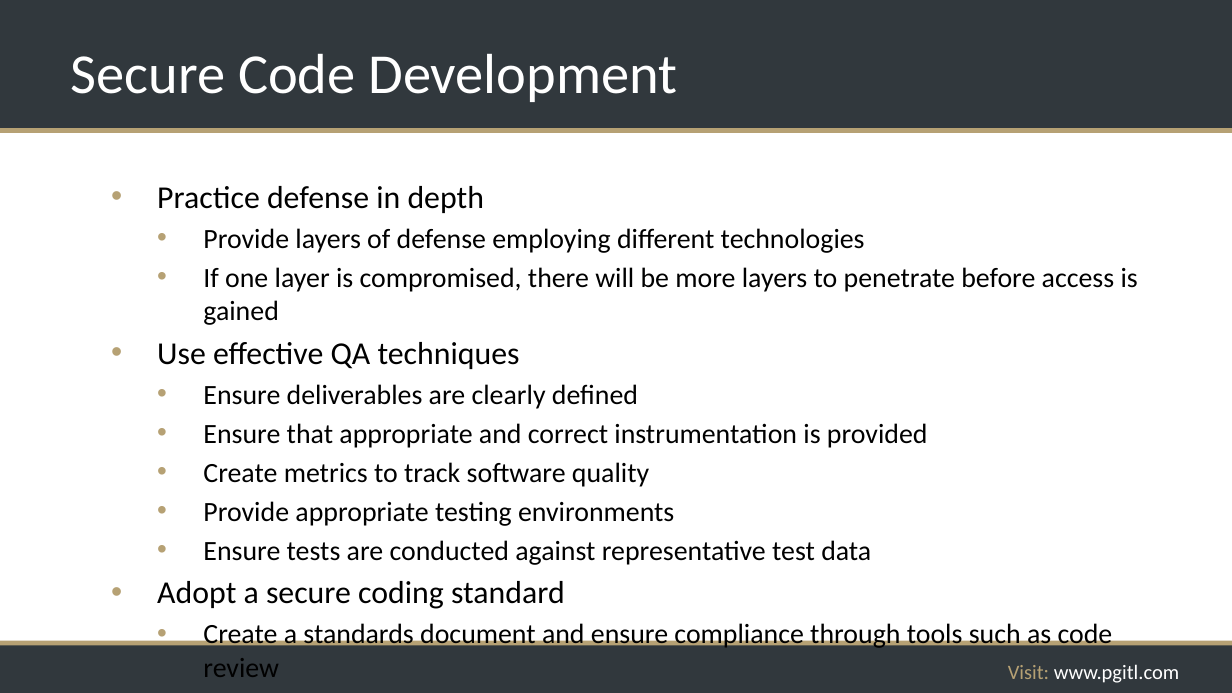
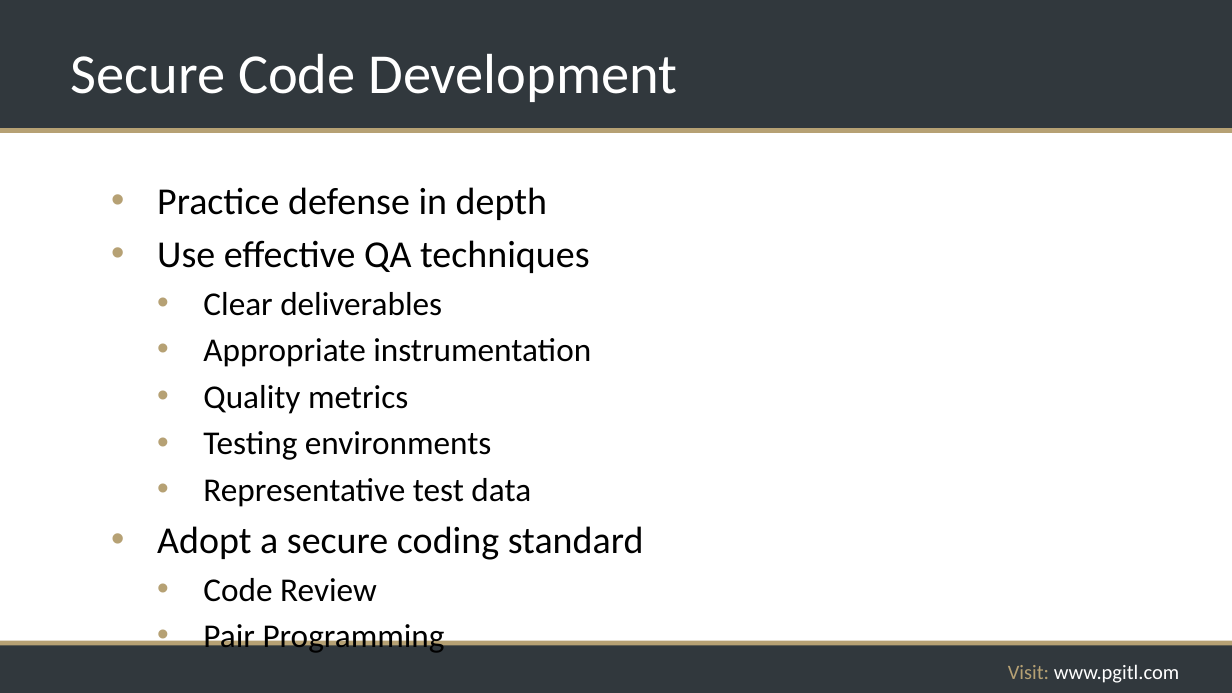
Before and after one commit to rikkouri/project-a, a slide deck: slide 221 of Programming Foundations.pptx (slide 207 before the commit). Drawn at 1232x693 pixels with LibreOffice and Linux fonts; fonts in the diff are those of the drawing; background and template pictures are left out. Boxes give left, top, right and bottom in pixels: in the first picture for what was removed or moved away, otherwise in the second. Text is boxed around its words. In the diff, an @@ line names an element or a change of style, - is before the commit and + after.

```diff
--- a/Programming Foundations.pptx
+++ b/Programming Foundations.pptx
@@ text at bbox=[157, 187, 644, 560]: size 24.8 to 29.6 pt in "Practice defense in depth", "Use effective QA techniques", "Adopt a secure coding standard" @@
@@ text at bbox=[203, 228, 1138, 325]: paragraphs removed @@
-  • Provide layers of defense employing different technologies
-  • If one layer is compromised, there will be more layers to penetrate before access is gained
@@ text at bbox=[203, 292, 591, 507]: text changed; size 21.7 to 25.9 pt @@
-  • Ensure deliverables are clearly defined
-  • Ensure that appropriate and correct instrumentation is provided
-  • Create metrics to track software quality
-  • Provide appropriate testing environments
-  • Ensure tests are conducted against representative test data
+  • Clear deliverables
+  • Appropriate instrumentation
+  • Quality metrics
+  • Testing environments
+  • Representative test data
@@ text at bbox=[203, 578, 377, 602]: text changed; size 21.7 to 25.9 pt @@
-  • Create a standards document and ensure compliance through tools such as code review
+  • Code Review
+  • Pair Programming
```
Also in this commit, not shown: 15 other slides changed, 15 slides added, 1 slide removed.
